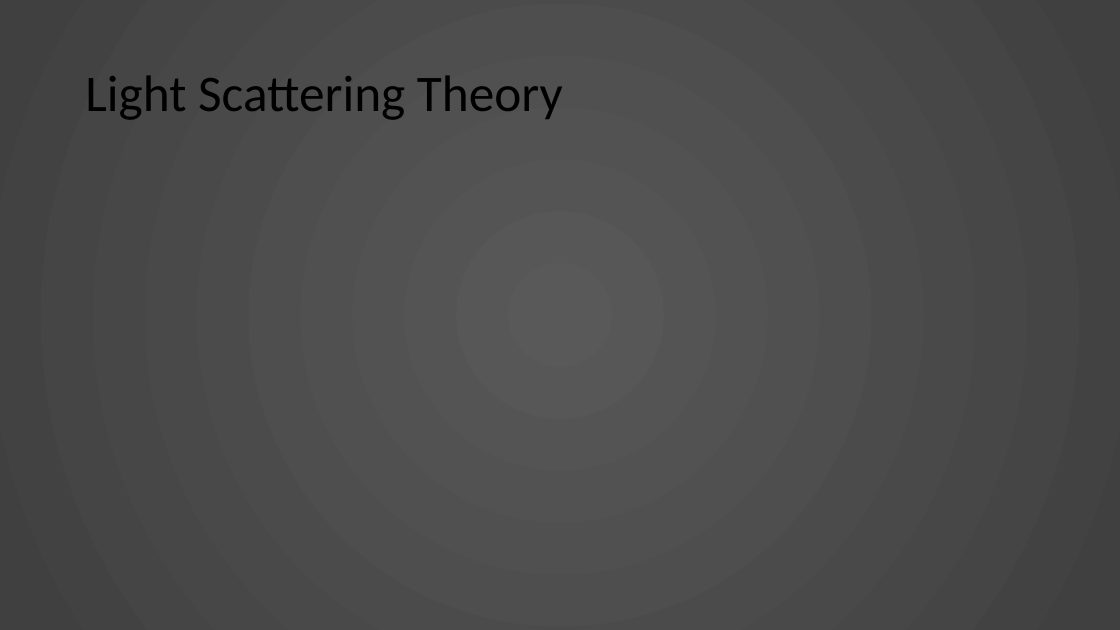
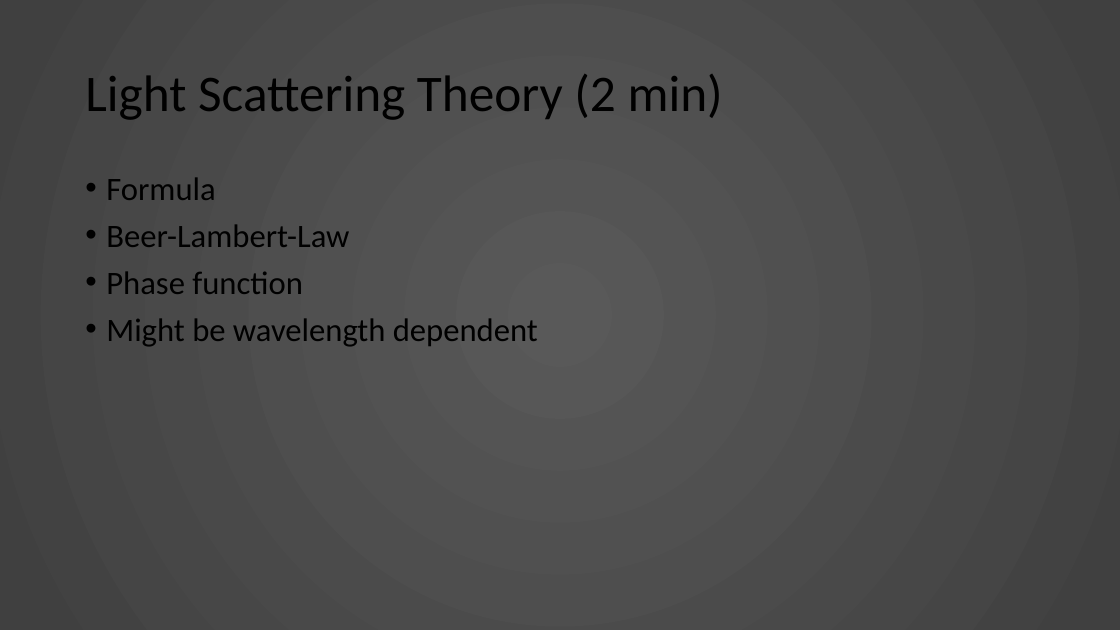
Before and after one commit to KnightTec/ShaderProject, a slide deck: slide 4 of Presentation.pptx. Drawn at 1120x630 pixels with LibreOffice and Linux fonts; fonts in the diff are those of the drawing. Boxes give left, top, right and bottom in pixels: in the first picture for what was removed or moved away, otherwise in the second. Text is boxed around its words. In the diff, an @@ line names an element or a change of style, - is before the commit and + after.

Commit message:
Edited presentation

```diff
--- a/Presentation.pptx
+++ b/Presentation.pptx
@@ title at [85, 74, 723, 120]: text changed @@
-Light Scattering Theory
+Light Scattering Theory (2 min)
@@ text added at [106, 177, 538, 347], 28 pt, text #000000 @@
+• Formula
+• Beer-Lambert-Law
+• Phase function
+• Might be wavelength dependent
```
Also in this commit, not shown: 2 other slides changed, 3 slides added, 2 slides removed, 6 other files.
